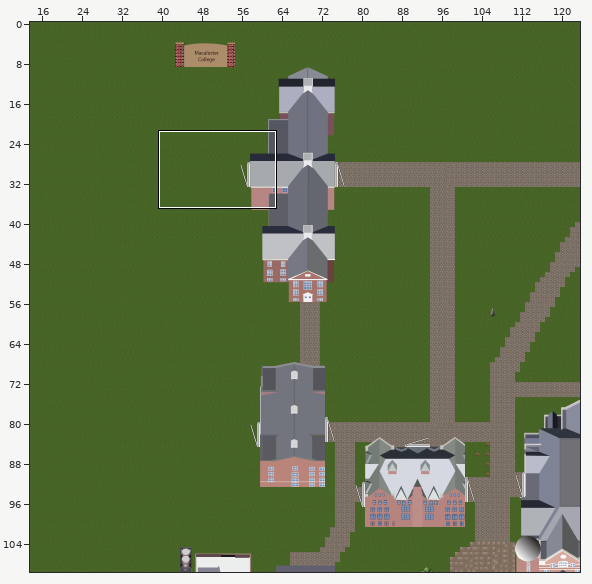
Level history. Tiled map: android/assets/map/full_map.tmx. Above: a wide view before the commit, with the close-up outlined.
Close-up. The starting point:
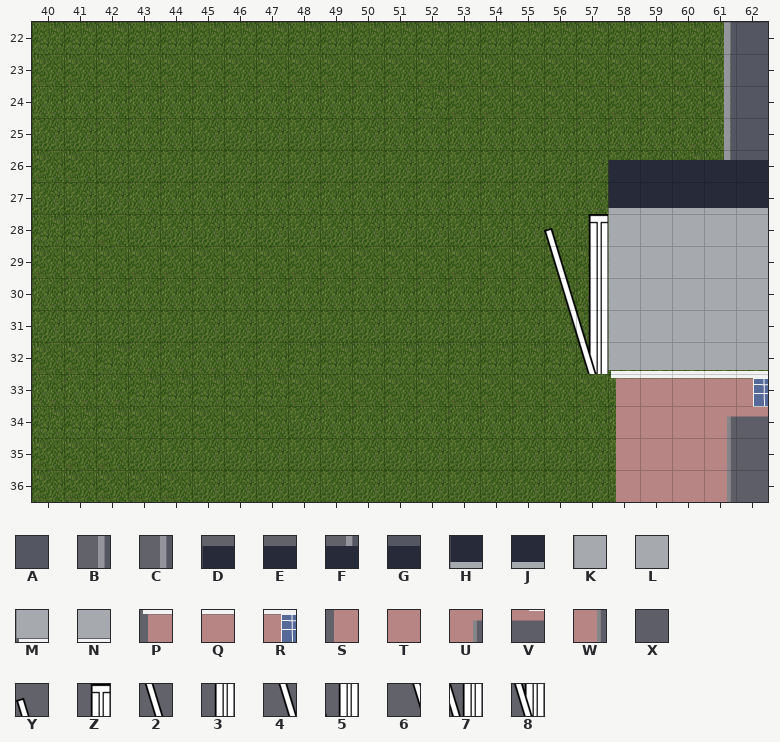
Cells are 32x32 px. Shown: x 40..62, y 22..36. The commit also changed other parts of the map, which this record leaves out.
Key: from "Wayerhaeuser": A 191, B 224, C 241, D 289, E 290, F 292, G 293, H 306, J 307, K 323, L 324, M 391, N 392, P 408, Q 409, R 412, S 425, T 426, U 428, V 429, W 445, X 446; from "door1": Y 0, Z 1, 2 2, 3 3, 4 4, 5 5, 6 6, 7 7, 8 9.
_ is an empty cell.
Layers that did not change in this view are not listed.
Layer "Buildings" before, first column x 40:
22 _____________________BA
23 _____________________CA
24 _____________________CA
25 _____________________CA
26 __________________DEEFG
27 __________________HJJJJ
28 ________________YZKLLLL
29 ________________23KLLLL
30 ________________45KLLLL
31 ________________67KLLLL
32 _________________8MNNNN
33 __________________PQQQR
34 __________________STTUV
35 __________________STTWX
36 __________________STTWX
The result:
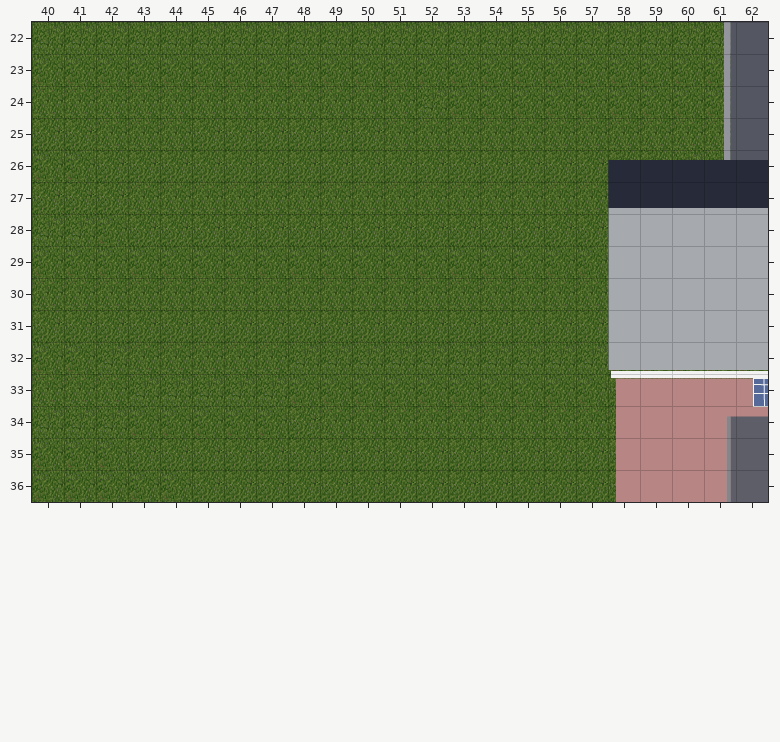
Changes in this commit:
Layer "Buildings":
Tile 2 is removed in row 29 at x 56.
Tile 3 is removed in row 29 at x 57.
Tile 4 is removed in row 30 at x 56.
Tile 5 is removed in row 30 at x 57.
Tile 6 is removed in row 31 at x 56.
Tile 7 is removed in row 31 at x 57.
Tile 8 is removed in row 32 at x 57.
Tile Y is removed in row 28 at x 56.
Tile Z is removed in row 28 at x 57.
